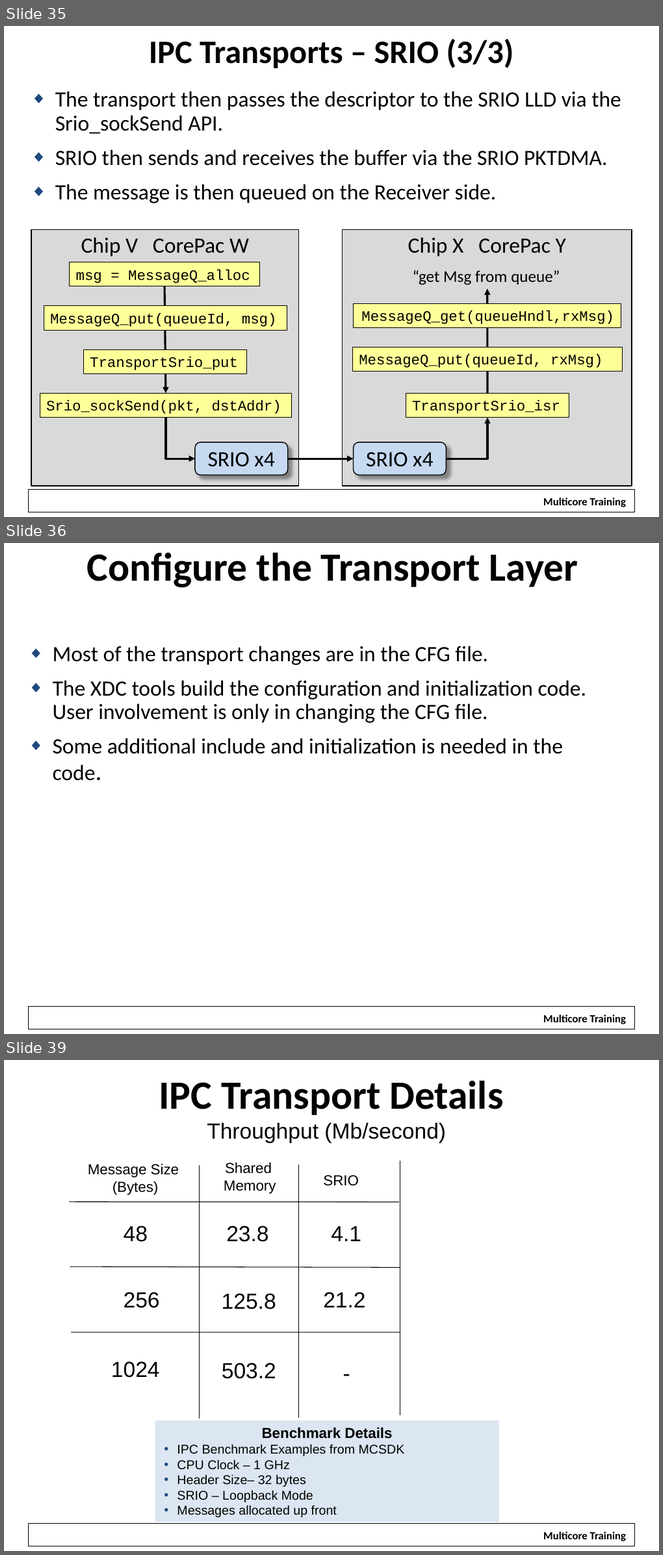
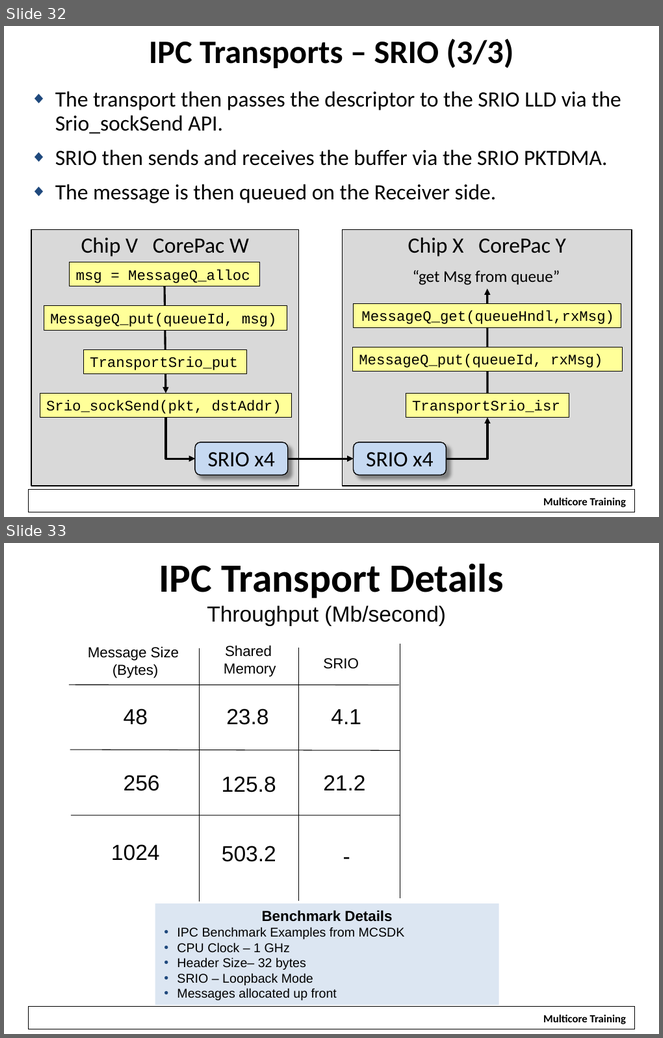
Before and after one commit to hari1989/keystone-workshop, a slide deck: preliminary/Working/presentations/KeyStoneII_ IPC.pptx. Shown one above the other, each under a label of ours: slides 35, 36 and 39 before the commit, slides 32 and 33 after it; the slides between them are not shown. The pictures are 663x1555 and 663x1038 pixels, drawn with LibreOffice and Linux fonts; fonts in the diff are those of the drawing; background and template pictures are left out. Boxes give left, top, right and bottom in pixels: in the first picture for what was removed or moved away, otherwise in the second. Text is boxed around its words. In the diff, an @@ line names an element or a change of style, - is before the commit and + after.

```diff
--- a/preliminary/Working/presentations/KeyStoneII_ IPC.pptx
+++ b/preliminary/Working/presentations/KeyStoneII_ IPC.pptx
@@ slide 36 removed at [4, 543, 659, 1034], background #FFFFFF; not listed: 2 template elements that a slide beside it also shows @@
@@ title removed at [87, 552, 579, 588] @@
-Configure the Transport Layer
@@ text removed at [53, 646, 586, 781] @@
-◆ Most of the transport changes are in the CFG file.
-◆ The XDC tools build the configuration and initialization code. User involvement is only in changing the CFG file.
-◆ Some additional include and initialization is needed in the code.
@@ what was slide 35 is now slide 32 @@
@@ what was slide 39 is now slide 33 @@
```
Also in this commit, not shown: 4 slides changed, 11 slides added, 10 other slides removed.
